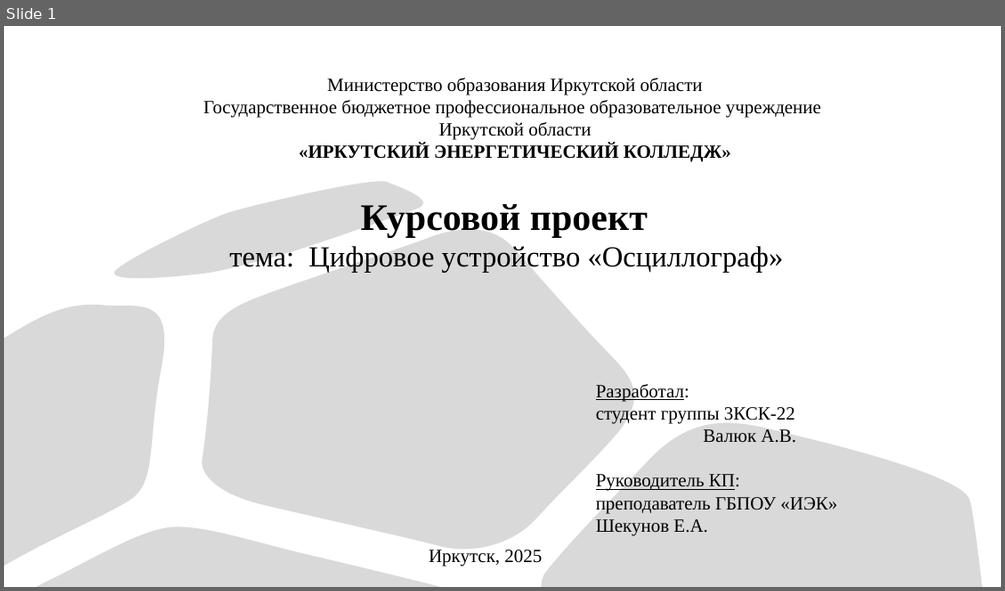
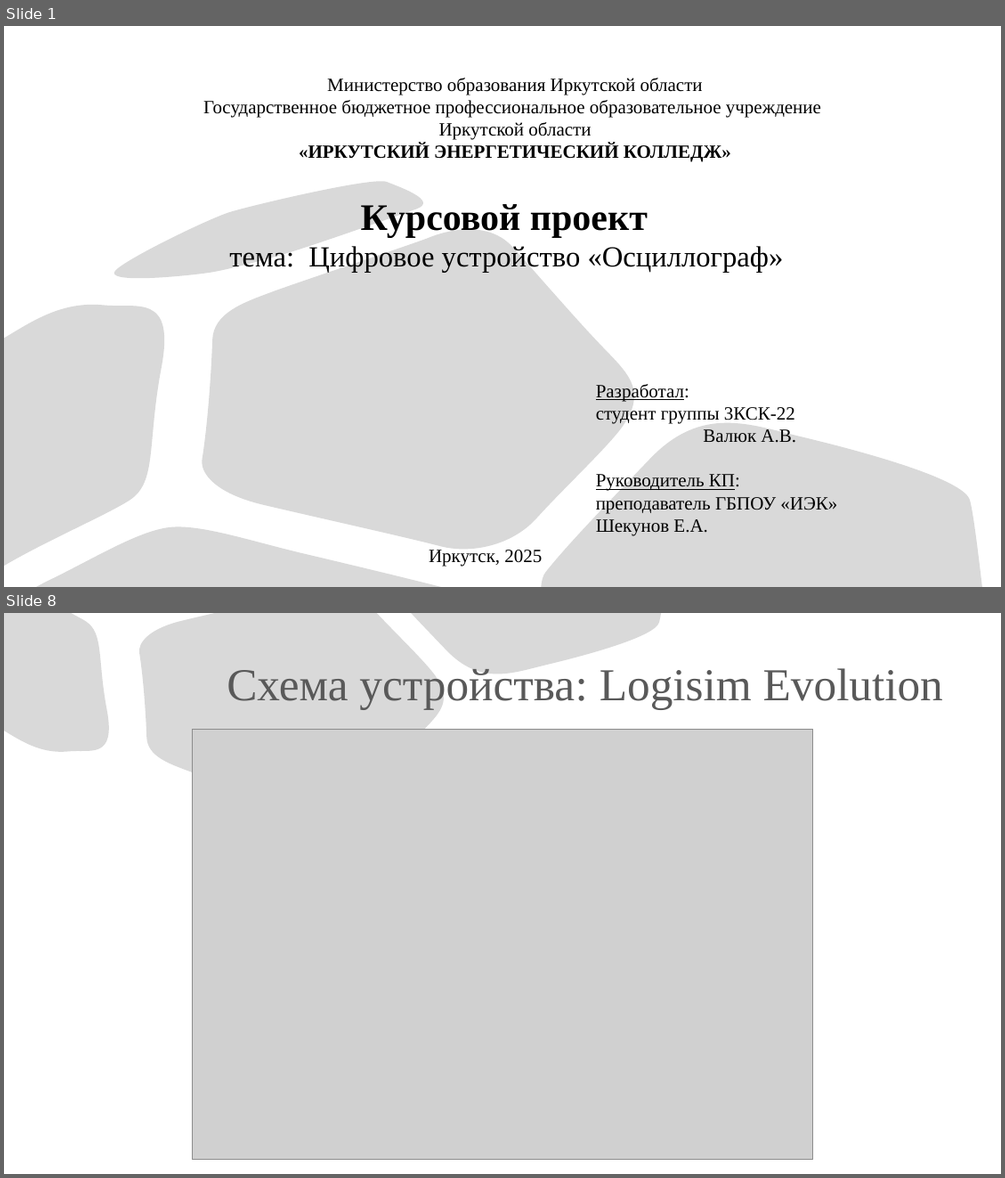
Before and after one commit to eterline/course-project-oscilloscope, a slide deck: save-to-usb/Презентация «Осциллограф».pptx. Shown one above the other, each under a label of ours: slide 1 before the commit, slides 1 and 8 after it; the slides between them are not shown. The pictures are 1005x591 and 1005x1178 pixels, drawn with LibreOffice and Linux fonts; fonts in the diff are those of the drawing; grey boxes stand for pictures. Boxes give left, top, right and bottom in pixels: in the first picture for what was removed or moved away, otherwise in the second. Text is boxed around its words. In the diff, an @@ line names an element or a change of style, - is before the commit and + after.

```diff
--- a/save-to-usb/Презентация «Осциллограф».pptx
+++ b/save-to-usb/Презентация «Осциллограф».pptx
@@ slide 8 added at (4, 613, 1001, 1174), background #FFFFFF @@
@@ freeform shape added at (4, 613, 116, 761), fill #D9D9D9, outline #000000 0.75 pt @@
@@ freeform shape added at (138, 613, 452, 826), fill #D9D9D9, outline #000000 0.75 pt @@
@@ freeform shape added at (411, 613, 661, 686), fill #D9D9D9, outline #000000 0.75 pt @@
@@ title added at (226, 668, 943, 710), 44 pt, text #595959 @@
+Схема устройства: Logisim Evolution
@@ picture added at (193, 729, 813, 1159) @@
```
Also in this commit, not shown: 9 slides changed, 8 other slides added, 1 slide removed, 38 other files.
